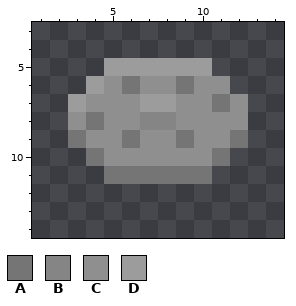
File history of a pixel-art sprite, images/mine.png. Above: the version before the commit.
The file is 16x16 pixels. Colours within 5 levels of each other are drawn and written as one. Shown: x 1..14, y 3..14.
Palette (. is transparent): A #757575  B #858585  C #8f8f8f  D #9c9c9c
Pixels before, first column x 3:
 5 ..DDDDDD..
 6 .DCACCACC.
 7 DCCCDDCCAC
 8 CACCBBCCCC
 9 ACCACCACCA
10 .ACCCCCCA.
11 ..AAAAAA..
New version:
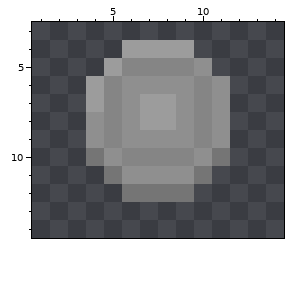
What changed:
y 4: x 6..9 .... -> DDDD
y 5: x 6..10 DDDDD -> BBBBC
y 6: x 5..6 CA -> BC; x 9..10 AC -> CB
y 7: x 3..5 DCC -> .DB; x 10..12 CAC -> BC.
y 8: x 3..5 CAC -> .CB; x 7..8 BB -> DD; x 10 C -> B; x 12 C -> .
y 9: x 3 A -> .; x 5..6 CA -> BC; x 9..10 AC -> CB; x 12 A -> .
y 10: x 6..9 CCCC -> BBBB
y 11: x 6..9 AAAA -> CCCC
y 12: x 6..9 .... -> AAAA
Boxes around the changes in both pictures, in picture pixels (x1, y1, x2, y2):
changed: (68, 40, 248, 202)
